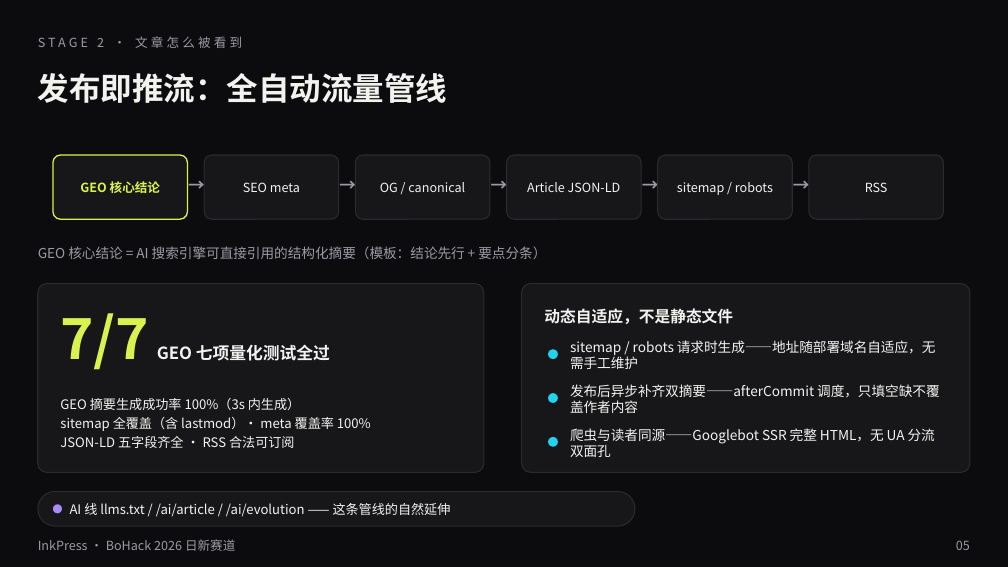
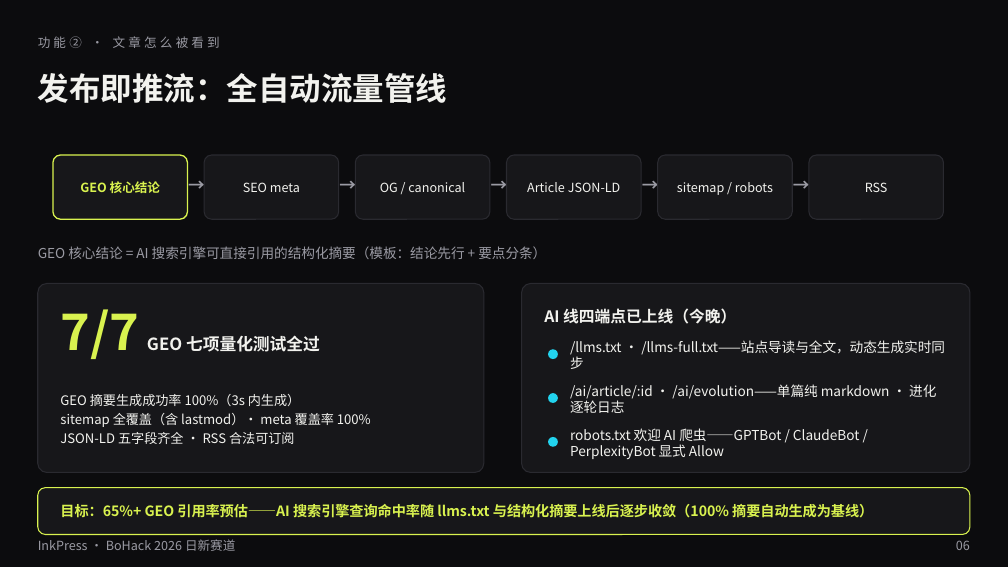
Before and after one commit to lggyx/inkpress2agent, a slide deck: slide 6 of docs/InkPress-BoHack2026-路演.pptx (slide 5 before the commit). Drawn at 1008x567 pixels with LibreOffice and Linux fonts; fonts in the diff are those of the drawing. Boxes give left, top, right and bottom in pixels: in the first picture for what was removed or moved away, otherwise in the second. Text is boxed around its words. In the diff, an @@ line names an element or a change of style, - is before the commit and + after.

```diff
--- a/docs/InkPress-BoHack2026-路演.pptx
+++ b/docs/InkPress-BoHack2026-路演.pptx
@@ text at bbox=[38, 36, 220, 48]: text changed @@
-STAGE 2 · 文章怎么被看到
+功能② · 文章怎么被看到
@@ text "7/7 GEO 七项量化测试全过" at bbox=[60, 309, 320, 359]: size 54 to 48 pt in "7/7" @@
@@ text at bbox=[544, 308, 736, 324]: text changed @@
-动态自适应，不是静态文件
+AI 线四端点已上线（今晚）
@@ text at bbox=[570, 340, 945, 369]: text changed @@
-sitemap / robots 请求时生成——地址随部署域名自适应，无需手工维护
+/llms.txt · /llms-full.txt——站点导读与全文，动态生成实时同步
@@ text "GEO 摘要生成成功率 100%（3s 内生成）": place and size @@
-text "GEO 摘要生成成功率 100%（3s 内生成）" at bbox=[60, 398, 371, 448]
+text "GEO 摘要生成成功率 100%（3s 内生成）" at bbox=[60, 394, 371, 444]
@@ text at bbox=[570, 384, 936, 413]: text changed @@
-发布后异步补齐双摘要——afterCommit 调度，只填空缺不覆盖作者内容
+/ai/article/:id · /ai/evolution——单篇纯 markdown · 进化逐轮日志
@@ text at bbox=[570, 428, 860, 459]: text changed @@
-爬虫与读者同源——Googlebot SSR 完整 HTML，无 UA 分流双面孔
+robots.txt 欢迎 AI 爬虫——GPTBot / ClaudeBot / PerplexityBot 显式 Allow
@@ rounded rectangle: place and size @@
-rounded rectangle at bbox=[38, 492, 635, 526]
+rounded rectangle at bbox=[38, 488, 970, 535]
@@ rounded rectangle at bbox=[38, 488, 970, 535]: outline #2A2A30 1 pt to #D9F24F 1 pt; proportions changed @@
@@ ellipse removed at bbox=[53, 504, 62, 513] @@
@@ text added at bbox=[60, 504, 873, 518], 13.5 pt, text #D9F24F, bold @@
+目标：65%+ GEO 引用率预估——AI 搜索引擎查询命中率随 llms.txt 与结构化摘要上线后逐步收敛（100% 摘要自动生成为基线）
@@ text removed at bbox=[70, 503, 451, 517] @@
-AI 线 llms.txt / /ai/article / /ai/evolution —— 这条管线的自然延伸
@@ text at bbox=[956, 540, 970, 550]: text changed @@
-05
+06
```
Also in this commit, not shown: 9 other slides changed, 2 slides added, 2 slides removed, 2 other files.
